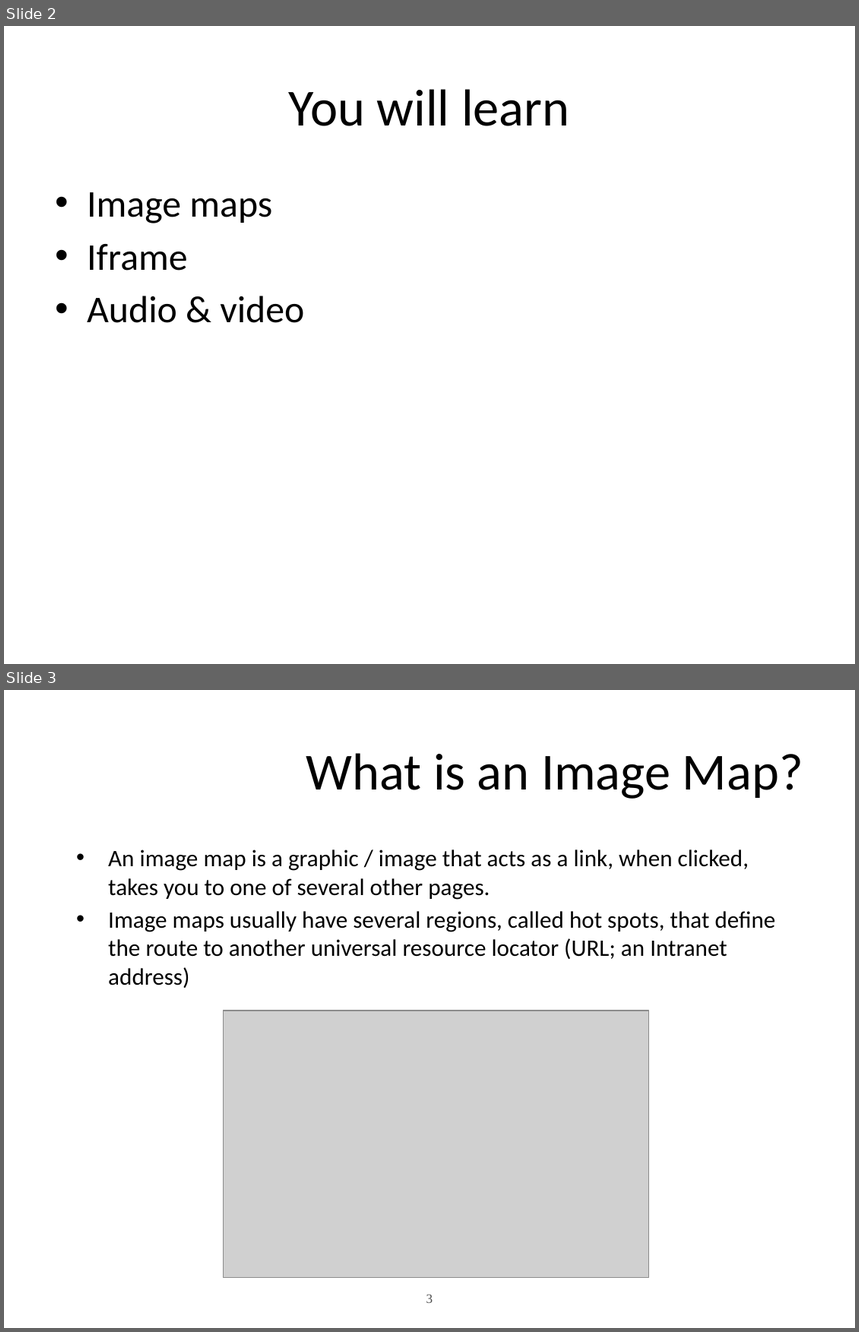
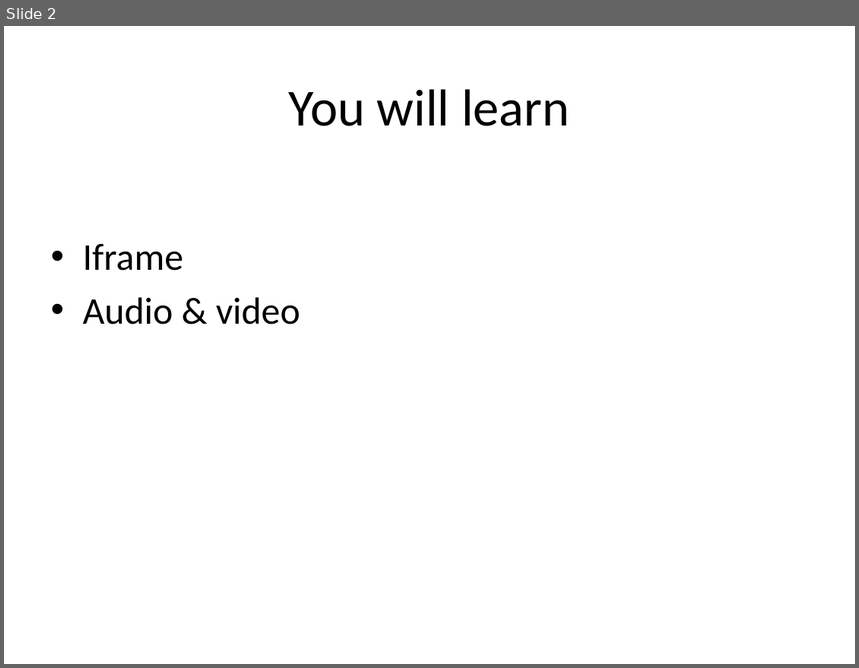
Before and after one commit to amogbil/PSU-webdev, a slide deck: Slides/Lecture10-imgMaps-iframe-audio-video.pptx. Shown one above the other, each under a label of ours: slides 2 and 3 before the commit, slide 2 after it. The pictures are 859x1332 and 859x668 pixels, drawn with LibreOffice and Linux fonts; fonts in the diff are those of the drawing; grey boxes stand for pictures. Boxes give left, top, right and bottom in pixels: in the first picture for what was removed or moved away, otherwise in the second. Text is boxed around its words. In the diff, an @@ line names an element or a change of style, - is before the commit and + after.

```diff
--- a/Slides/Lecture10-imgMaps-iframe-audio-video.pptx
+++ b/Slides/Lecture10-imgMaps-iframe-audio-video.pptx
@@ slide 3 removed at box(4, 690, 855, 1328), background #FFFFFF @@
@@ title removed at box(306, 753, 804, 799) @@
-What is an Image Map?
@@ text removed at box(108, 850, 776, 988) @@
-• An image map is a graphic / image that acts as a link, when clicked, takes you to one of several other pages.
-• Image maps usually have several regions, called hot spots, that define the route to another universal resource locator (URL; an Intranet address)
@@ picture removed at box(224, 1011, 649, 1278) @@
@@ page number removed at box(427, 1294, 433, 1303) @@
-3
@@ slide 2 changed as well @@
@@ text at box(87, 192, 272, 224): paragraph removed @@
-• Image maps
```
Also in this commit, not shown: 12 other slides changed, 5 other slides removed.
